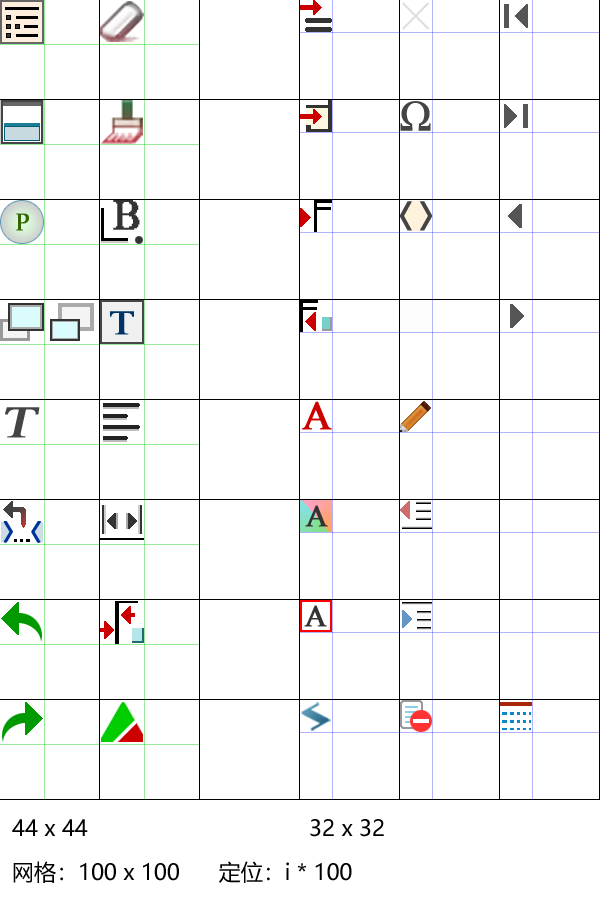
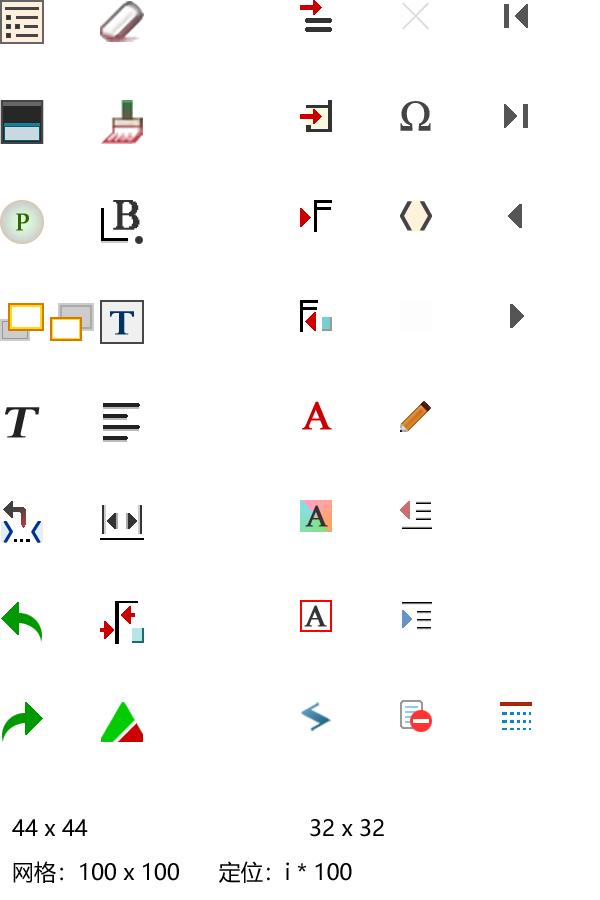
Layer changes from the first 600 x 900 image to the second:
painted on "颜色填充 15" over left=5, top=7, right=39, bottom=10
painted on "颜色填充 12" over left=6, top=15, right=38, bottom=38
painted on "颜色填充 4" over left=3, top=106, right=41, bottom=142
painted on "颜色填充 24" over left=10, top=305, right=42, bottom=329
painted on "颜色填充 25" over left=3, top=321, right=28, bottom=338
painted on "颜色填充 25 副本" over left=52, top=319, right=80, bottom=339
painted on "颜色填充 19 副本" over left=50, top=317, right=82, bottom=341
painted on "颜色填充 24 副本" over left=60, top=307, right=90, bottom=329
painted on "T" (2nd of 2, in "toolbar" › "文本化") over left=5, top=407, right=40, bottom=438
"颜色填充 101": opacity 60% → 30% over left=34, top=522, right=43, bottom=542
"颜色填充 100": opacity 60% → 30% over left=1, top=522, right=10, bottom=542
hid group "网格" (5 layers) over left=0, top=0, right=600, bottom=800
hid "背景" (2nd of 2) over left=0, top=0, right=600, bottom=800
